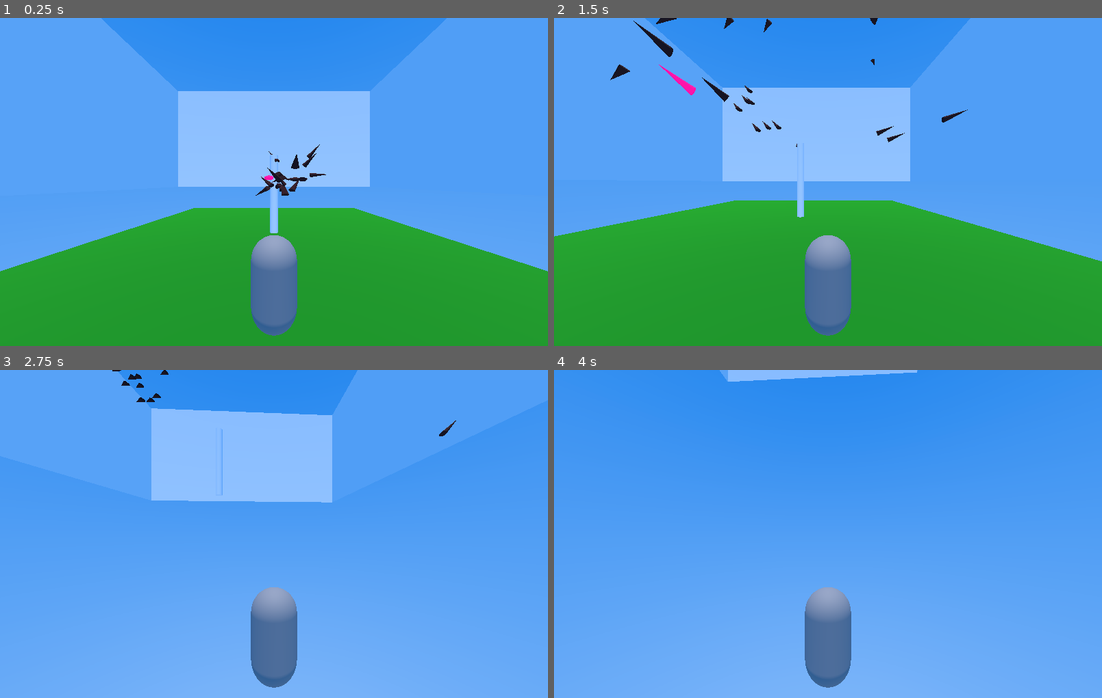
Above: before the commit, frames 1-4 (two rows, left to right).
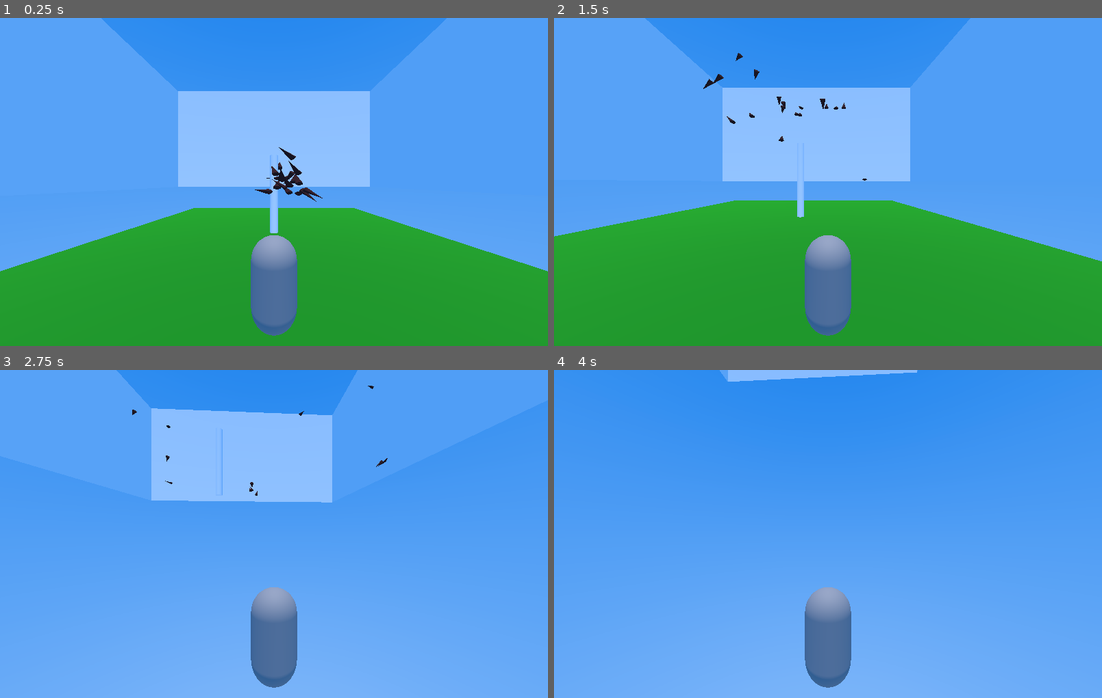
Above: after the commit, the same moments.

Repository: super-goose/boids
Game: Godot game, scene res://scenes/main_3d/main_3d.tscn
Same seed, same stepped clock (60 frames per second), same inputs: the game is played once before the commit and once after it.
Inputs (mouse positions are in pixels of both pictures, inside the frame that each line leads up to):
- Up to frame 1 (0.25 s): no input
- Up to frame 2 (1.5 s): tap Enter (ui_accept) at 0.5, 0.77 s; move the mouse to (948, 165) at 0.52 s; hold Right (ui_right) 0.53-1.28 s; click (948, 165) at 0.67 s; move the mouse to (718, 198) at 1.27 s; hold Down (ui_down) from 1.28 s (still down)
- Up to frame 3 (2.75 s): tap Enter (ui_accept) at 1.52 s; move the mouse to (328, 461) at 2.02 s; release Down (ui_down) at 2.03 s; hold Right (ui_right) from 2.03 s (still down)
- Up to frame 4 (4 s): move the mouse to (800, 599) at 2.77 s; release Right (ui_right) at 2.78 s; hold Up (ui_up) 2.78-3.53 s; click (800, 599) at 2.92 s; tap Enter (ui_accept) at 3.02, 3.77 s; move the mouse to (992, 583) at 3.52 s; hold Left (ui_left) from 3.53 s (still down)

The runs differ from the first frame. In frame 1, 0.6% of the frame differs, in the area x 46-60%, y 38-57%; in frame 2, 0.9%, in the area x 10-76%, y 0-50%; in frame 3, 0.2%; in frame 4, nothing differs.

Commit message:
cohesion coming together

Diff:
--- a/scenes/boid_3d/boid_3d.gd
+++ b/scenes/boid_3d/boid_3d.gd
@@ -2,6 +2,7 @@
 extends CharacterBody3D
 
 @export var speed = 14
+
 
 var direction = Vector3.FORWARD
 var the_one = false
@@ -24,7 +25,9 @@
 	#direction = direction.rotated(Vector3.UP, rotation_speed * delta)
 	#lerp_angle(0, PI, 1)
 	#rotate_y(rotation_speed * delta)
-	var target_direction = alignment()
+	var align: Vector3 = alignment()
+	var cohere: Vector3 = cohesion() * 2
+	var target_direction = align.normalized() + cohere.normalized()
 
 	direction = direction.move_toward(target_direction, delta)
 
@@ -47,7 +50,7 @@
 	move_and_slide()
 
 """Alignment (matching the velocity and direction of nearby boids)"""
-func alignment():
+func alignment() -> Vector3:
 	if neighbors.size() == 0:
 		return direction
 	var d = Vector3.ZERO
@@ -56,15 +59,22 @@
 
 	return d / neighbors.size()
 
+"""Cohesion (steering towards the average position of nearby boids)"""
+func cohesion() -> Vector3:
+	if neighbors.size() == 0:
+		return direction
+	var d = Vector3.ZERO
+	for neighbor in neighbors:
+		d += neighbor.global_position - global_position
+
+	return d / neighbors.size()
+
 """Separation (avoiding collisions with nearby boids)"""
-func separation():
-	for neighbor in neighbors:
-		pass
-
-"""Cohesion (steering towards the average position of nearby boids)"""
-func cohesion():
-	for neighbor in neighbors:
-		pass
+func separation() -> Vector3:
+	return direction
+#
+	#for neighbor in neighbors:
+		#pass
 
 func constrain_position():
 	var box_threshold = 30
--- a/scenes/boid_3d/boid_3d.tscn
+++ b/scenes/boid_3d/boid_3d.tscn
@@ -23,8 +23,8 @@
 radius = 0.25
 
 [sub_resource type="CylinderShape3D" id="CylinderShape3D_cvyt3"]
-height = 5.0
-radius = 3.0
+height = 10.0
+radius = 5.0
 
 [node name="Boid3D" type="CharacterBody3D"]
 script = ExtResource("1_7dokw")
@@ -47,7 +47,7 @@
 [node name="FieldOfView" type="Area3D" parent="."]
 
 [node name="CollisionShape3D" type="CollisionShape3D" parent="FieldOfView"]
-transform = Transform3D(1, 0, 0, 0, -4.37114e-08, -1, 0, 1, -4.37114e-08, 0, 0, -1.51423)
+transform = Transform3D(1, 0, 0, 0, -4.37114e-08, -1, 0, 1, -4.37114e-08, 0, 0, -5)
 shape = SubResource("CylinderShape3D_cvyt3")
 
 [node name="RayCast3D" type="RayCast3D" parent="."]
--- a/scenes/main_3d/main_3d.gd
+++ b/scenes/main_3d/main_3d.gd
@@ -3,13 +3,16 @@
 @export var total_boids = 10
 var Boid3D = preload("res://scenes/boid_3d/boid_3d.tscn")
 
+func random_vector():
+	return Vector3(randf_range(-1, 1), randf_range(-1, 1), randf_range(-1, 1))
+
 func _ready():
 	print("adding a boid")
 	for i in range(total_boids):
 		var boid = Boid3D.instantiate()
-		var direction = Vector3(randf_range(-1, 1), randf_range(-1, 1), randf_range(-1, 1))
+		var direction = random_vector()
 		while direction.length() == 0:
-			direction = Vector3(randi_range(-1, 1), randi_range(-1, 1), randi_range(-1, 1))
+			direction = random_vector()
 
 		boid.set_stats(
 			Vector3(randi_range(1, 3), randi_range(4, 7), randi_range(1, 3)),
